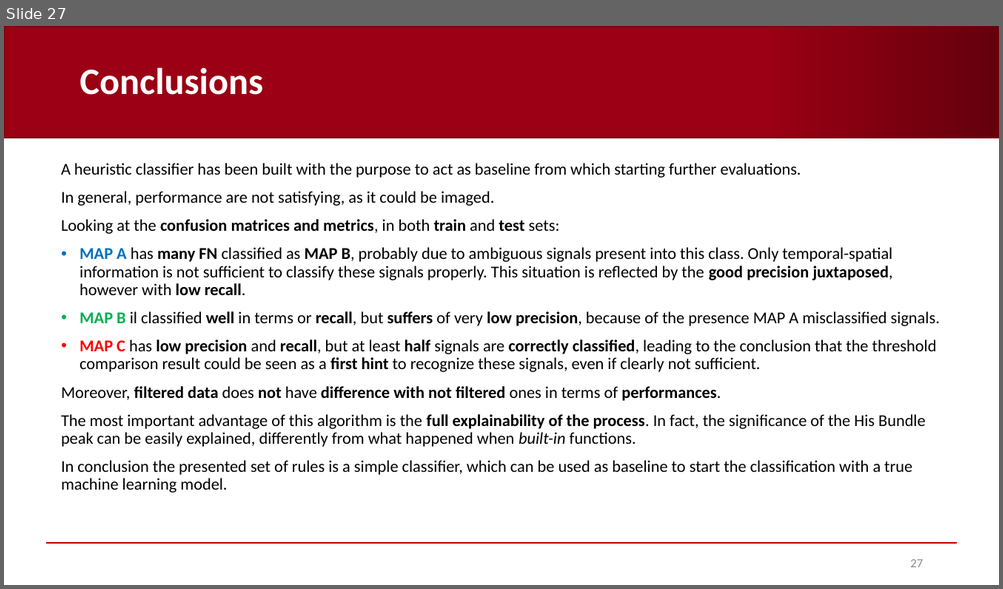
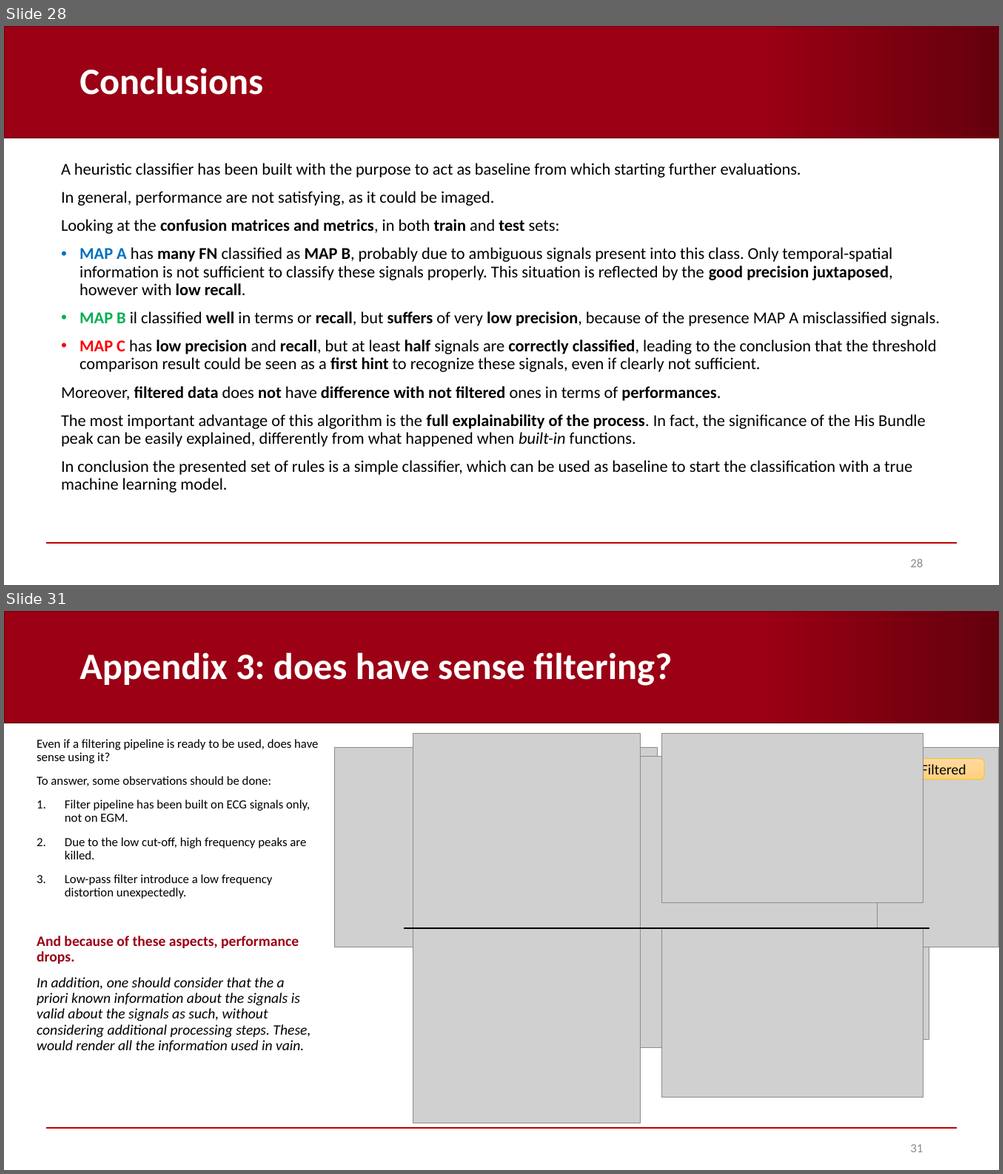
Before and after one commit to AndreaCorrado00/Tesi_magistrale_Corrado_Andrea, a slide deck: Documentation/5. Heuristic classifier strategy B.pptx. Shown one above the other, each under a label of ours: slide 27 before the commit, slides 28 and 31 after it; the slides between them are not shown. The pictures are 1003x589 and 1003x1174 pixels, drawn with LibreOffice and Linux fonts; fonts in the diff are those of the drawing; grey boxes stand for pictures; background and template pictures are left out. Boxes give left, top, right and bottom in pixels: in the first picture for what was removed or moved away, otherwise in the second. Text is boxed around its words. In the diff, an @@ line names an element or a change of style, - is before the commit and + after.

```diff
--- a/Documentation/5. Heuristic classifier strategy B.pptx
+++ b/Documentation/5. Heuristic classifier strategy B.pptx
@@ slide 31 added at [4, 611, 999, 1170], background #FFFFFF; not listed: 2 template elements that a slide beside it also shows @@
@@ title added at [79, 652, 671, 686], 36 pt, text #FFFFFF, bold @@
+Appendix 3: does have sense filtering?
@@ text added at [37, 739, 318, 1053], 12 pt, text #000000 @@
+Even if a filtering pipeline is ready to be used, does have sense using it?
+To answer, some observations should be done:
+1. Filter pipeline has been built on ECG signals only, not on EGM.
+2. Due to the low cut-off, high frequency peaks are killed.
+3. Low-pass filter introduce a low frequency distortion unexpectedly.
+And because of these aspects, performance drops.
+In addition, one should consider that the a priori known information about the signals is valid about the signals as such, without considering additional processing steps. These, would render all the information used in vain.
@@ picture added at [335, 748, 657, 947] @@
@@ picture added at [437, 757, 878, 1048] @@
@@ picture added at [676, 748, 999, 947] @@
@@ rounded rectangle added at [903, 759, 984, 780], fill gradient #FFDB9E to #FFD590 to #FFD07C, outline #FFC000 0.5 pt, 14 pt, text #000000 @@
+Filtered
@@ picture added at [423, 773, 928, 1041] @@
@@ group added at [404, 733, 929, 1124]: 4 pictures, 1 line @@
@@ page number added at [910, 1145, 922, 1153], 12 pt, text #8C8C8C @@
+31
@@ what was slide 27 is now slide 28 @@
@@ page number at [910, 559, 922, 568]: text changed @@
-27
+28
```
Also in this commit, not shown: 3 slides changed, 3 other slides added, 2 other files.
